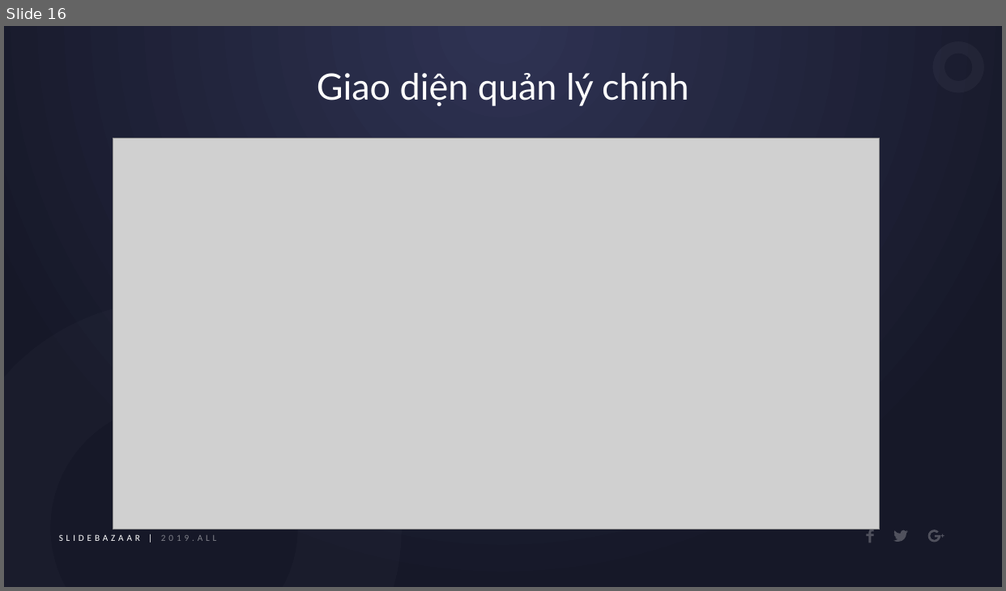
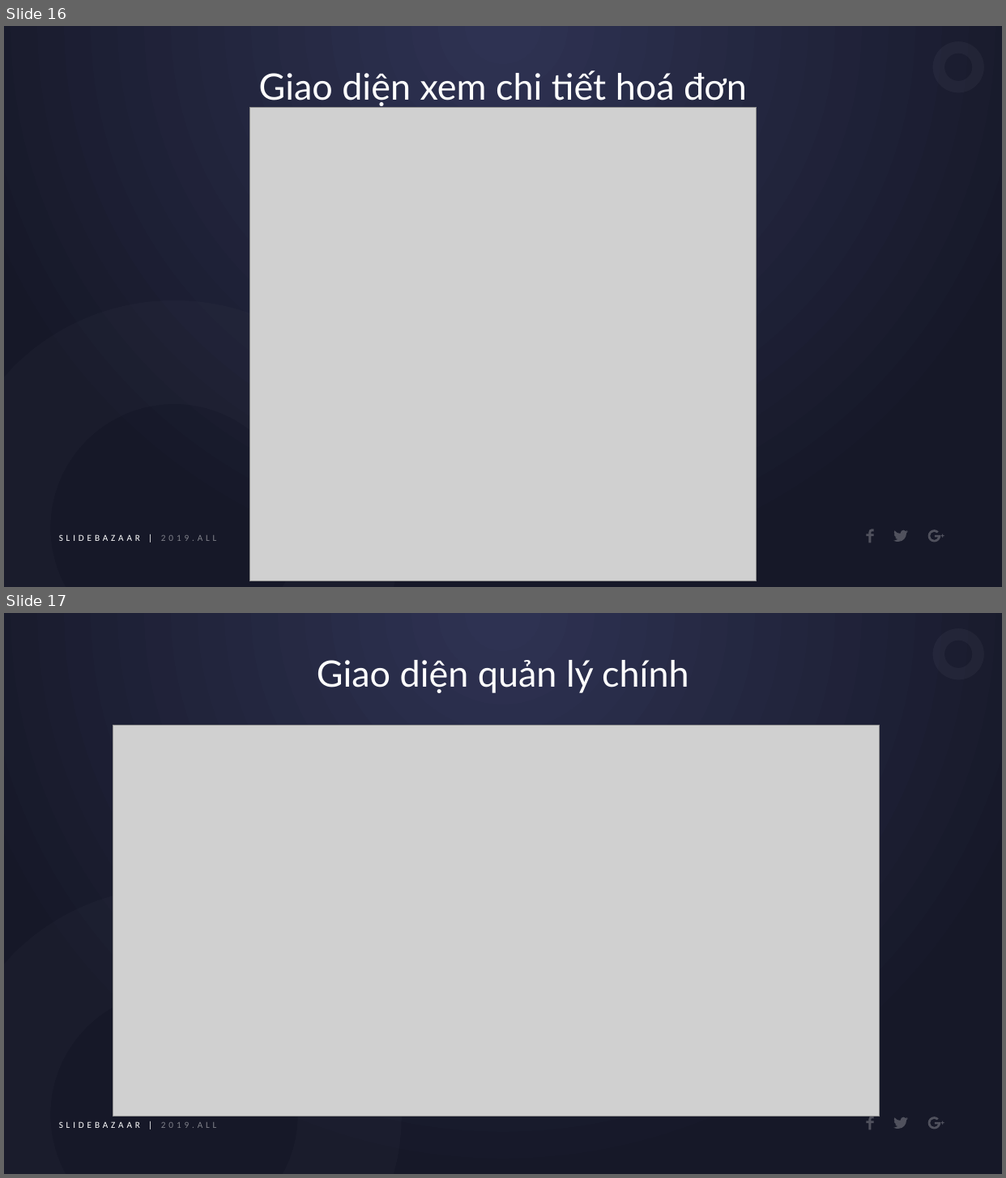
Before and after one commit to H2Q318/HQN-Team, a slide deck: Documents/BaoCao/SlidePBL3.pptx. Shown one above the other, each under a label of ours: slide 16 before the commit, slides 16 and 17 after it. The pictures are 1006x591 and 1006x1178 pixels, drawn with LibreOffice and Linux fonts; fonts in the diff are those of the drawing; grey boxes stand for pictures. Boxes give left, top, right and bottom in pixels: in the first picture for what was removed or moved away, otherwise in the second. Text is boxed around its words. In the diff, an @@ line names an element or a change of style, - is before the commit and + after.

Commit message:
Edit slide, bo sung xem chi tiet hoa don

```diff
--- a/Documents/BaoCao/SlidePBL3.pptx
+++ b/Documents/BaoCao/SlidePBL3.pptx
@@ slide 16 added at bbox=[4, 26, 1002, 587], background gradient #2E3252 to #161828; not listed: 7 template elements that a slide beside it also shows @@
@@ text added at bbox=[259, 71, 747, 106], 35 pt, text #FFFFFF @@
+Giao diện xem chi tiết hoá đơn
@@ picture added at bbox=[249, 107, 756, 582] @@
@@ what was slide 16 is now slide 17 @@
```
